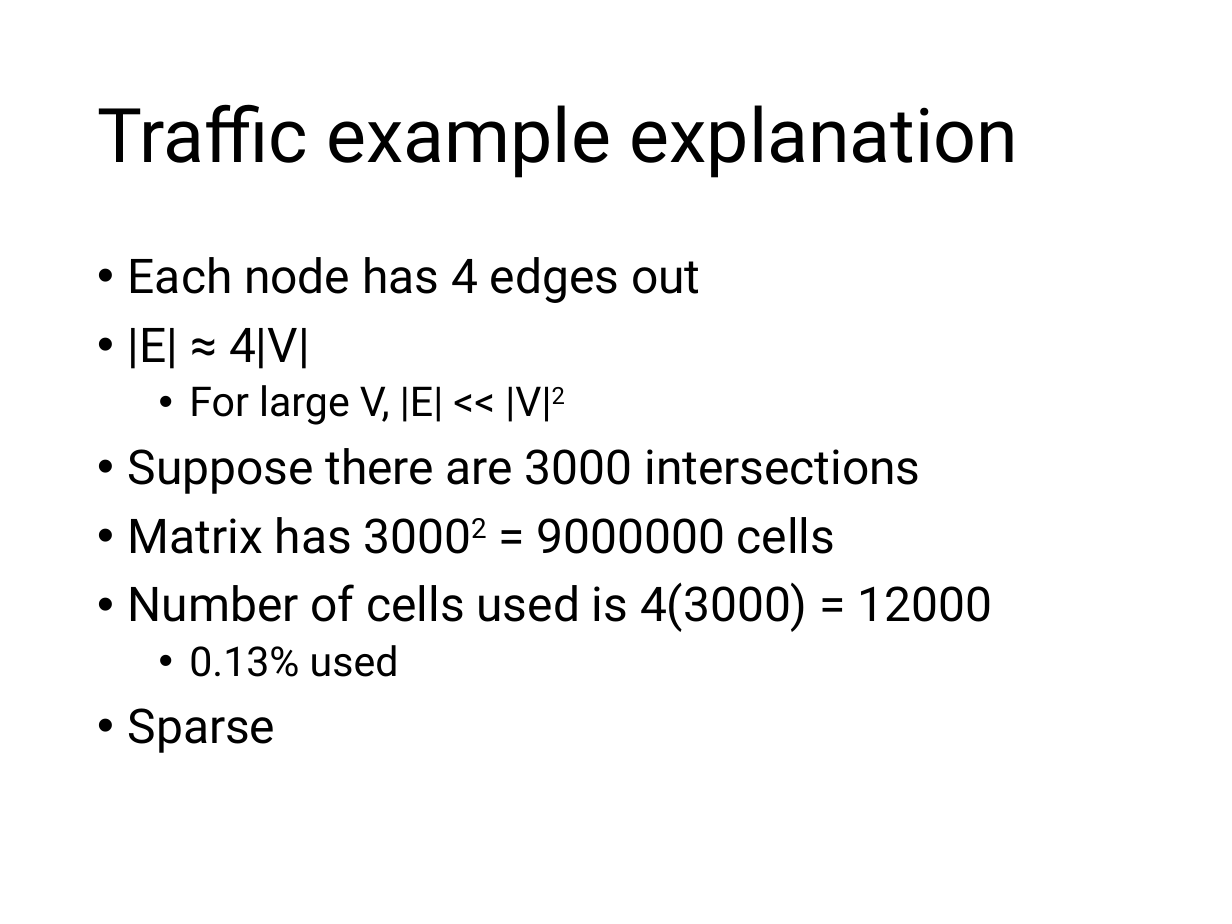
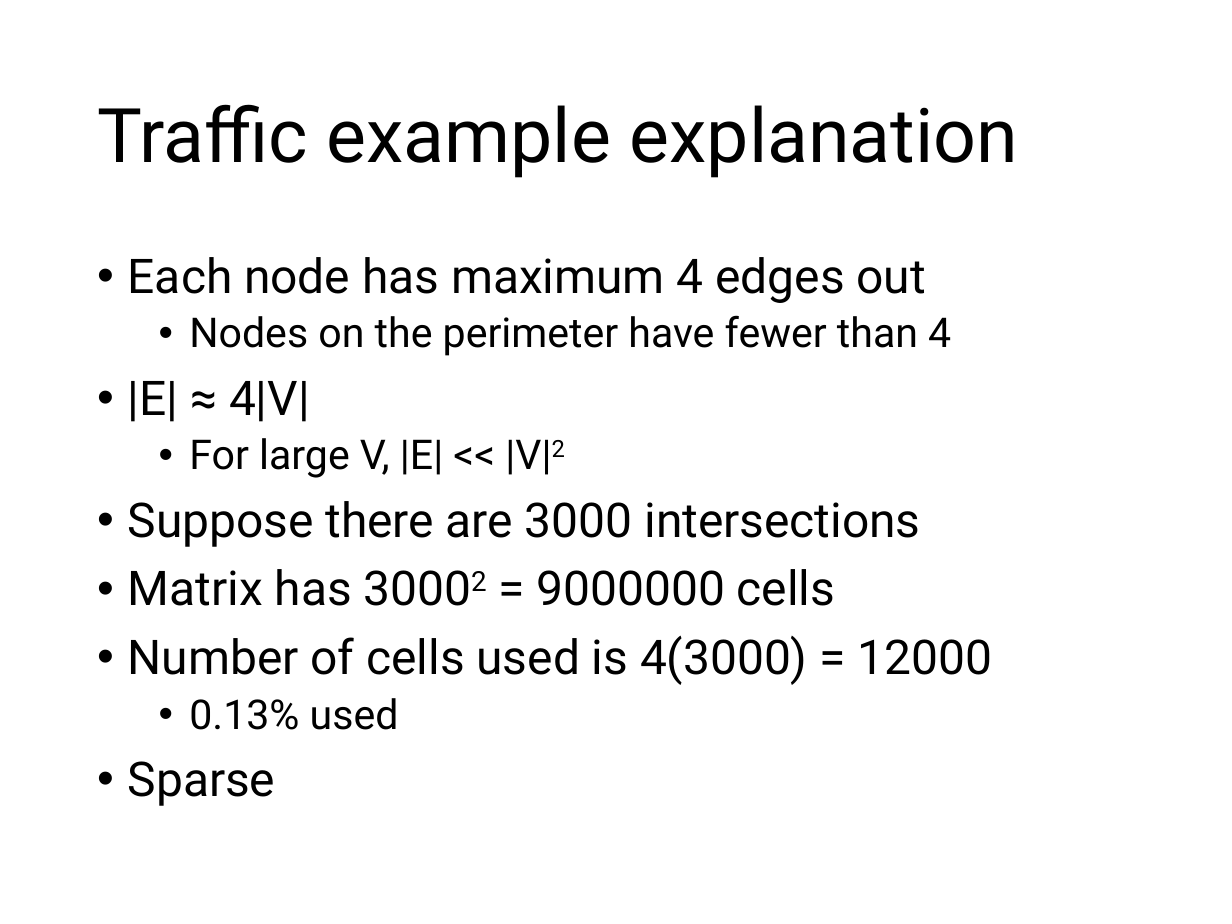
Before and after one commit to comp210ss2/comp210ss2.github.io, a slide deck: slide 15 of slides/L18_graphs2.pptx. Drawn at 1232x924 pixels with LibreOffice and Linux fonts; fonts in the diff are those of the drawing. Boxes give left, top, right and bottom in pixels: in the first picture for what was removed or moved away, otherwise in the second. Text is boxed around its words. In the diff, an @@ line names an element or a change of style, - is before the commit and + after.

```diff
--- a/slides/L18_graphs2.pptx
+++ b/slides/L18_graphs2.pptx
@@ text at box(128, 257, 951, 356): text changed; size 28 to 24 pt @@
-• Each node has 4 edges out
+• Each node has maximum 4 edges out
+  • Nodes on the perimeter have fewer than 4
```
Also in this commit, not shown: 5 other slides changed.
